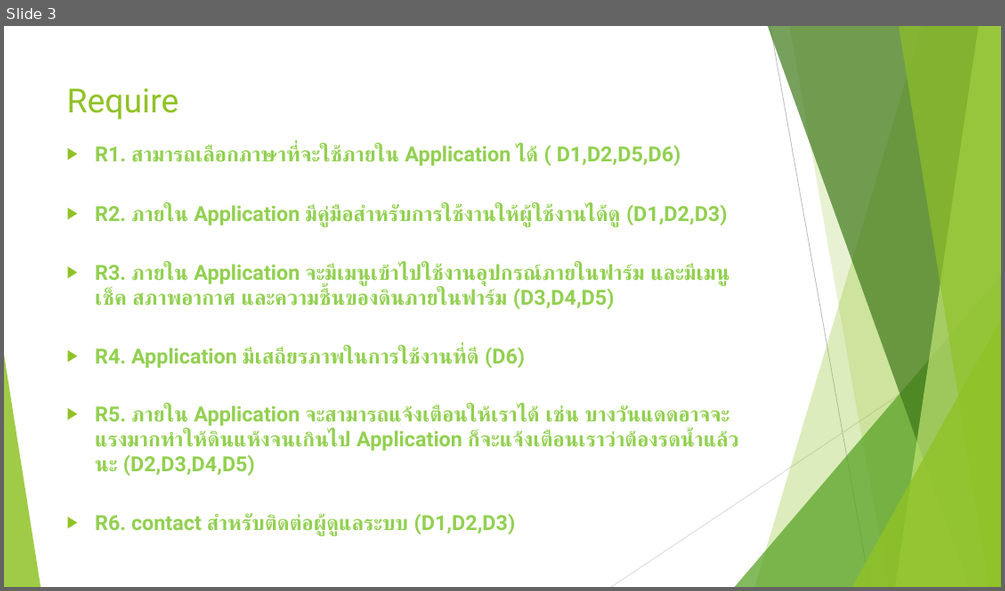
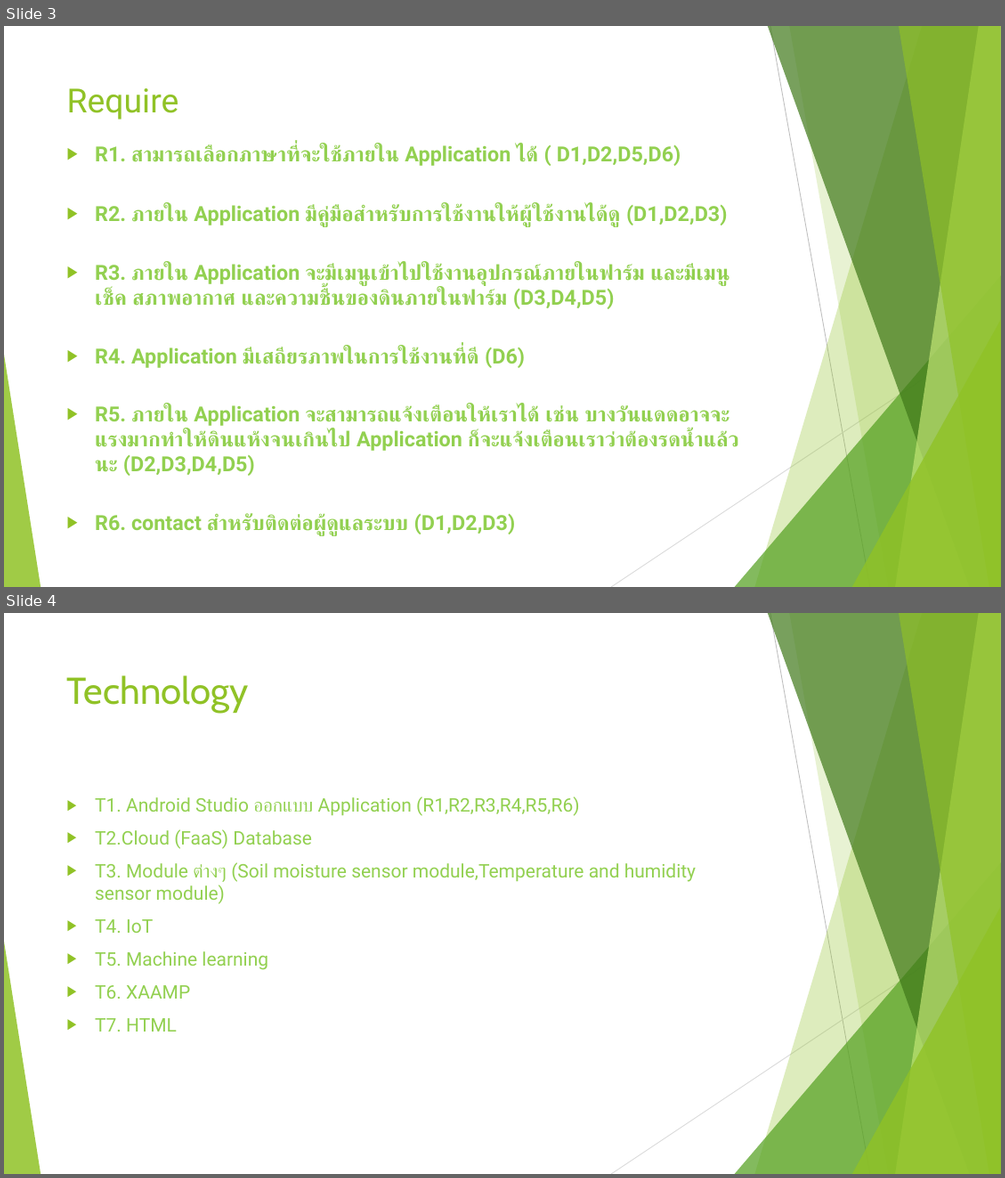
Before and after one commit to sahatchaijm/smart-farmz, a slide deck: Smart-Farm.pptx. Shown one above the other, each under a label of ours: slide 3 before the commit, slides 3 and 4 after it. The pictures are 1005x591 and 1005x1178 pixels, drawn with LibreOffice and Linux fonts; fonts in the diff are those of the drawing. Boxes give left, top, right and bottom in pixels: in the first picture for what was removed or moved away, otherwise in the second. Text is boxed around its words. In the diff, an @@ line names an element or a change of style, - is before the commit and + after.

```diff
--- a/Smart-Farm.pptx
+++ b/Smart-Farm.pptx
@@ slide 4 added at (4,613,1001,1174), background #FFFFFF; not listed: 10 template elements that a slide beside it also shows @@
@@ title added at (67,675,249,713), 36 pt, text #90C226 @@
+Technology
@@ text added at (95,796,696,1031), 18 pt, text #92D050 @@
+▶ T1. Android Studio ออกแบบ Application (R1,R2,R3,R4,R5,R6)
+▶ T2.Cloud (FaaS) Database
+▶ T3. Module ต่างๆ (Soil moisture sensor module,Temperature and humidity sensor module)
+▶ T4. IoT
+▶ T5. Machine learning
+▶ T6. XAAMP
+▶ T7. HTML
```
Also in this commit, not shown: 1 other slide added.
